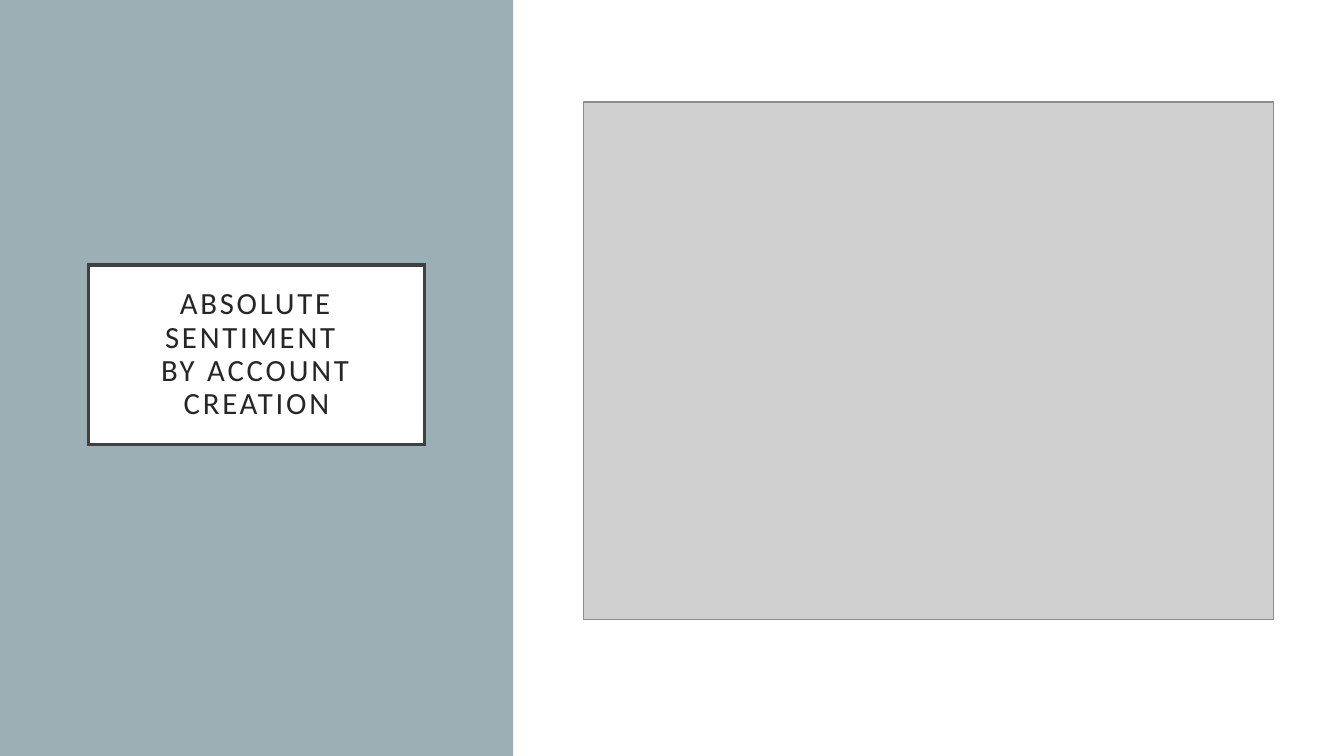
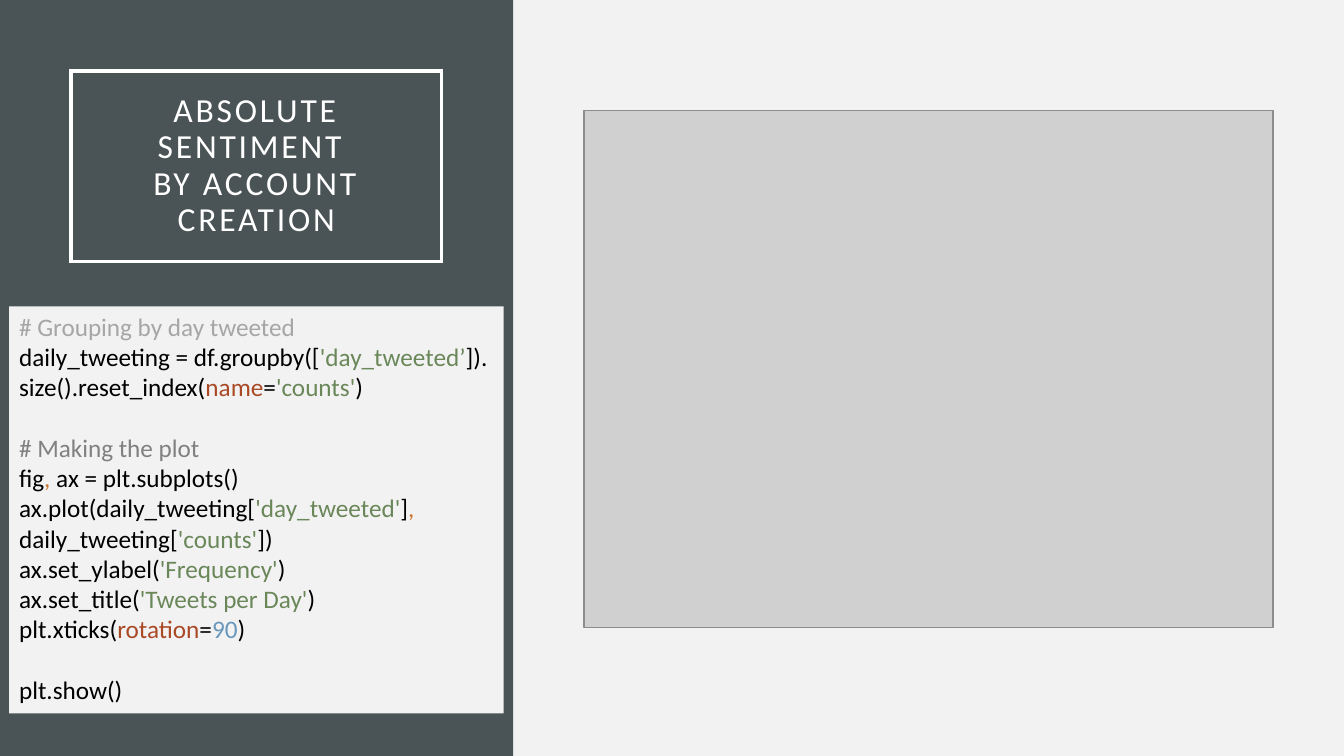
Before and after one commit to ghelms/US_ELECTION, a slide deck: slide 11 of P3_Presentation.pptx (slide 12 before the commit). Drawn at 1344x756 pixels with LibreOffice and Linux fonts; fonts in the diff are those of the drawing; grey boxes stand for pictures. Boxes give left, top, right and bottom in pixels: in the first picture for what was removed or moved away, otherwise in the second. Text is boxed around its words. In the diff, an @@ line names an element or a change of style, - is before the commit and + after.

```diff
--- a/P3_Presentation.pptx
+++ b/P3_Presentation.pptx
@@ background #FFFFFF to #F2F2F2 @@
@@ rectangle at <box>0,0,513,756</box>: fill #9BAFB5 to #4A5356 @@
@@ title "ABSOLUTE SENTIMENT BY ACCOUNT CREATION": place and size @@
-title "ABSOLUTE SENTIMENT BY ACCOUNT CREATION" at <box>89,265,424,445</box>
+title "ABSOLUTE SENTIMENT BY ACCOUNT CREATION" at <box>71,71,442,261</box>
@@ title "ABSOLUTE SENTIMENT BY ACCOUNT CREATION" at <box>71,71,442,261</box>: size 22 to 24 pt, text colour #262626 to #FFFFFF; fill #FFFFFF to none; outline #404040 2.5 pt to #FFFFFF 2.5 pt @@
@@ picture: place and size @@
-picture at <box>584,102,1273,619</box>
+picture at <box>584,111,1273,628</box>
@@ rectangle added at <box>9,307,504,714</box>, fill #F2F2F2, 18 pt, text #000000 @@
+# Grouping by day tweeted
+daily_tweeting = df.groupby(['day_tweeted’]).
+size().reset_index(name='counts')
+# Making the plot
+fig, ax = plt.subplots()
+ax.plot(daily_tweeting['day_tweeted'], daily_tweeting['counts'])
+ax.set_ylabel('Frequency')
+ax.set_title('Tweets per Day')
+plt.xticks(rotation=90)
+plt.show()
```
Also in this commit, not shown: 6 other slides changed, 2 slides added, 1 slide removed, 1 other file.
